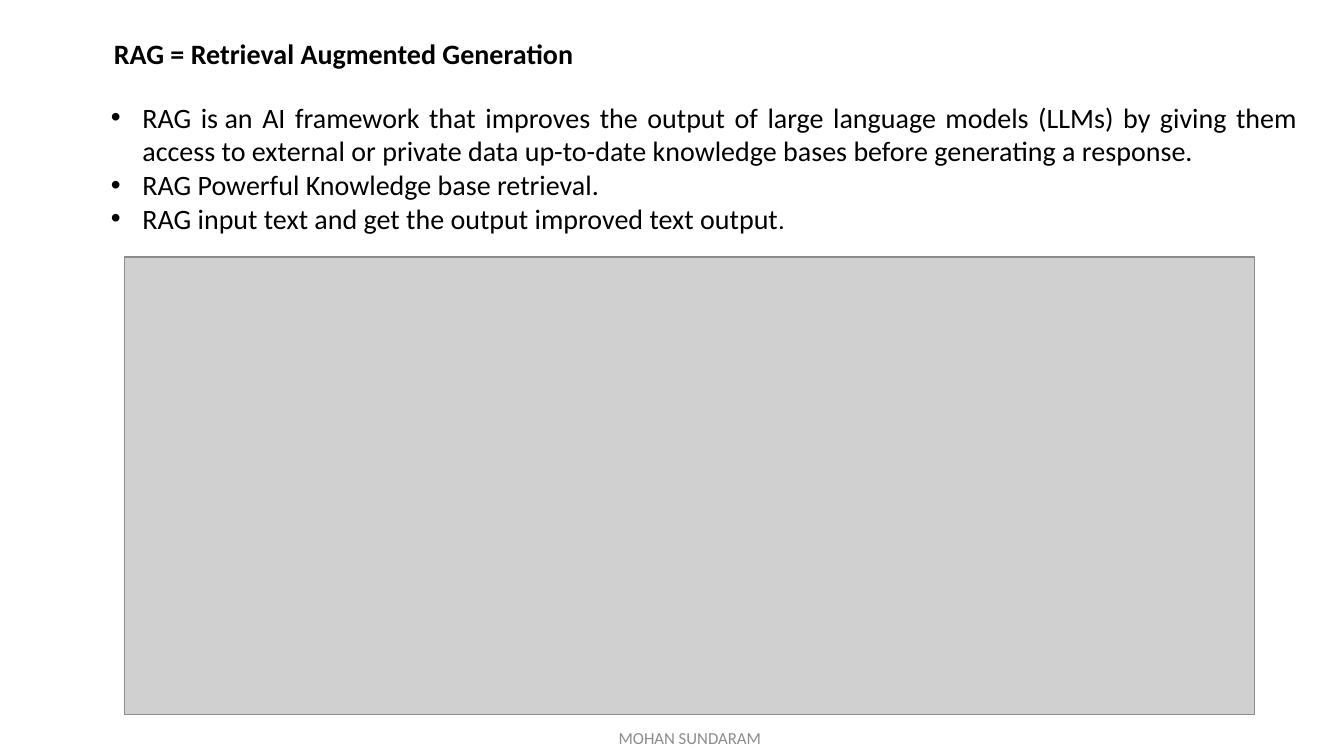
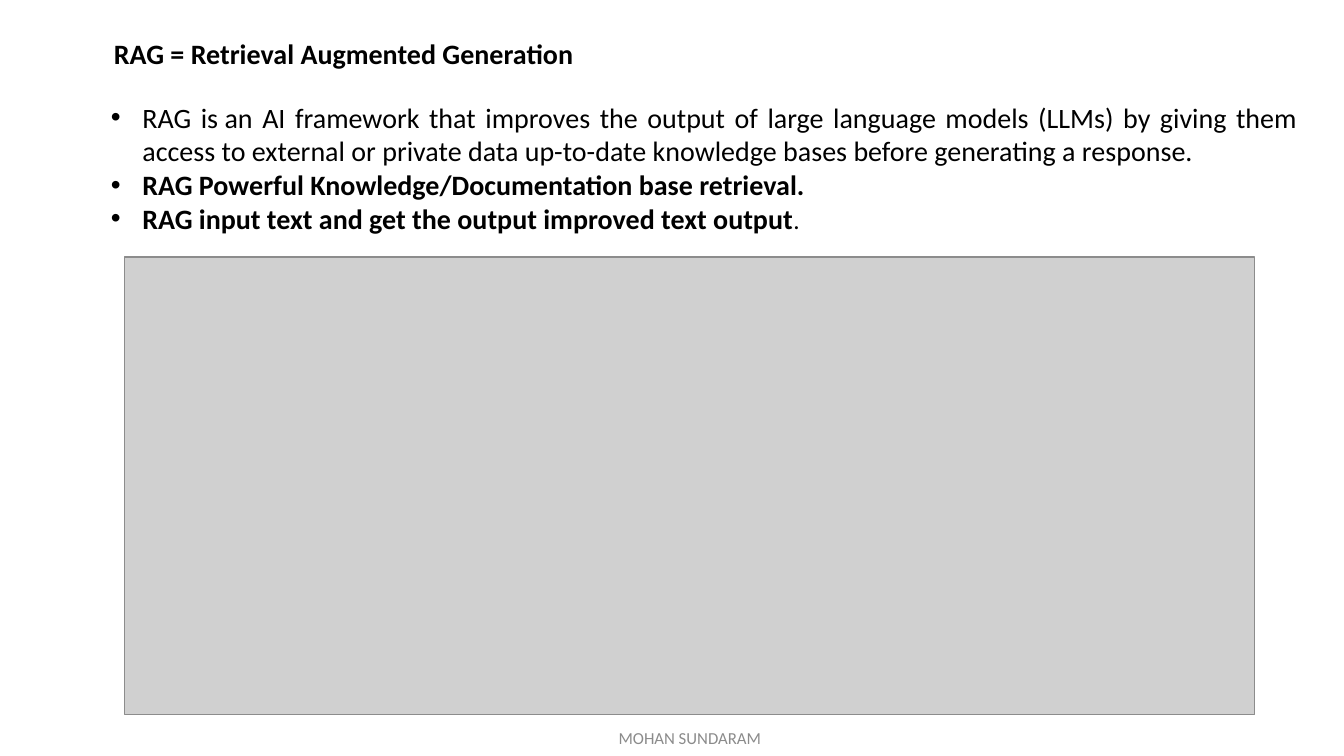
Before and after one commit to mohan4295work/Doc, a slide deck: slide 6 of Artificial Intelligence.pptx. Drawn at 1344x756 pixels with LibreOffice and Linux fonts; fonts in the diff are those of the drawing; grey boxes stand for pictures. Boxes give left, top, right and bottom in pixels: in the first picture for what was removed or moved away, otherwise in the second. Text is boxed around its words. In the diff, an @@ line names an element or a change of style, - is before the commit and + after.

```diff
--- a/Artificial Intelligence.pptx
+++ b/Artificial Intelligence.pptx
@@ text at (x1=142, y1=175, x2=804, y2=200): text changed; bold on @@
-• RAG Powerful Knowledge base retrieval.
+• RAG Powerful Knowledge/Documentation base retrieval.
@@ text at (x1=142, y1=209, x2=793, y2=234): bold on in "RAG input text and get the output ..." @@
```
Also in this commit, not shown: 10 other slides changed, 3 slides added.
